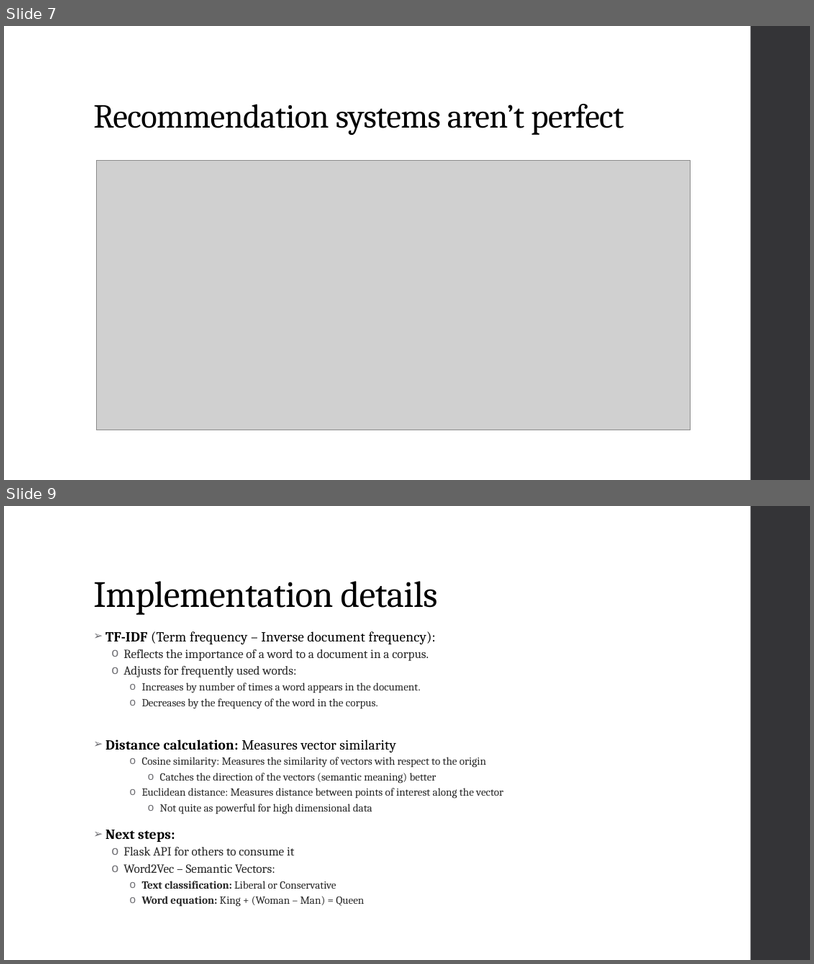
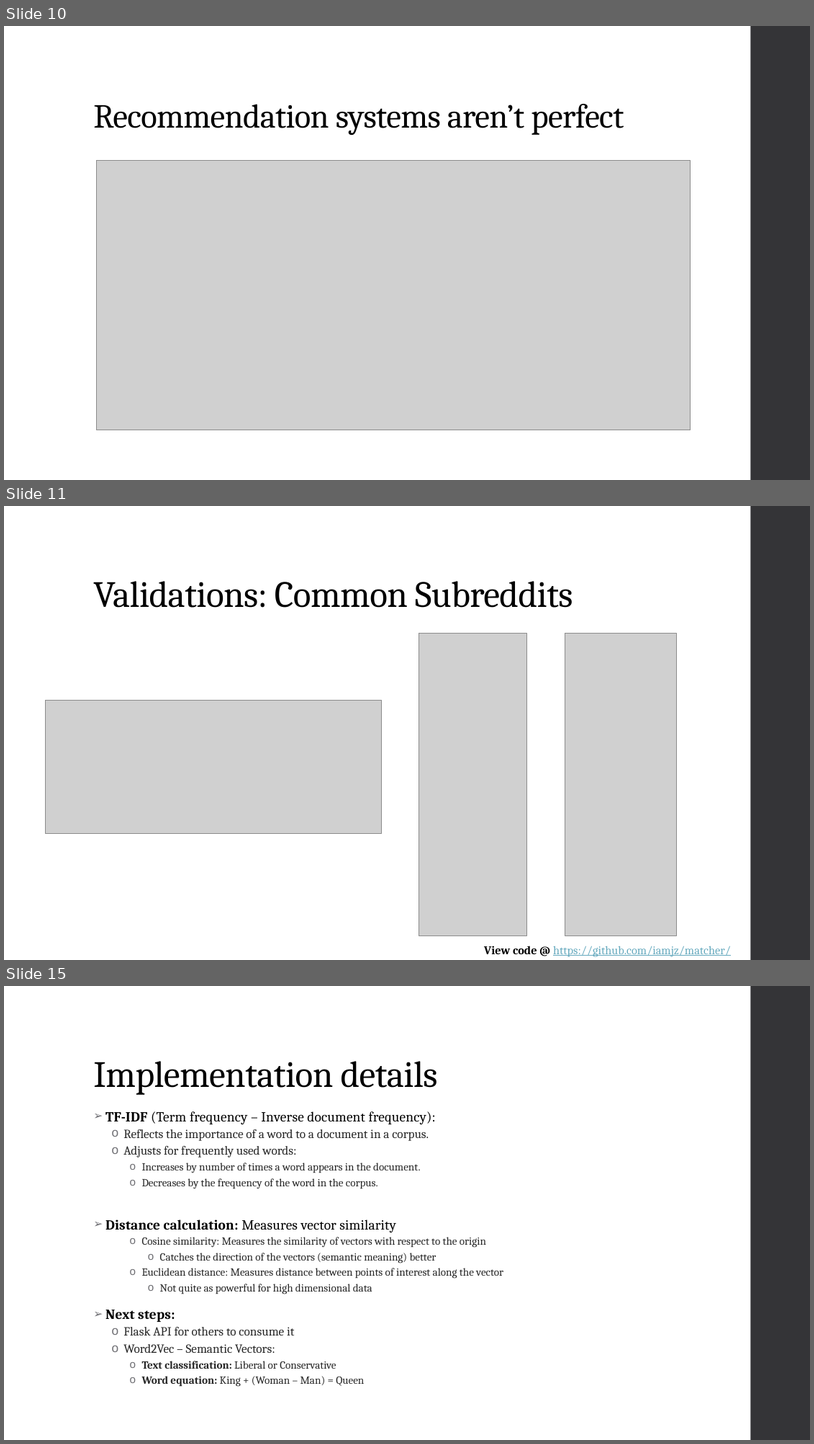
Before and after one commit to iamjz/Network-Recommendation-Engine, a slide deck: NetworkRecommendationEngine_Capstone_LZHAO.pptx. Shown one above the other, each under a label of ours: slides 7 and 9 before the commit, slides 10, 11 and 15 after it; the slides between them are not shown. The pictures are 814x964 and 814x1444 pixels, drawn with LibreOffice and Linux fonts; fonts in the diff are those of the drawing; grey boxes stand for pictures. Boxes give left, top, right and bottom in pixels: in the first picture for what was removed or moved away, otherwise in the second. Text is boxed around its words. In the diff, an @@ line names an element or a change of style, - is before the commit and + after.

```diff
--- a/NetworkRecommendationEngine_Capstone_LZHAO.pptx
+++ b/NetworkRecommendationEngine_Capstone_LZHAO.pptx
@@ slide 11 added at bbox=[4, 506, 810, 960], background #FFFFFF; not listed: 1 template element that a slide beside it also shows @@
@@ title added at bbox=[93, 581, 573, 608], 44 pt, text #000000 @@
+Validations: Common Subreddits
@@ picture added at bbox=[419, 633, 527, 936] @@
@@ picture added at bbox=[566, 633, 677, 936] @@
@@ picture added at bbox=[45, 700, 381, 833] @@
@@ text added at bbox=[484, 945, 731, 957], 14 pt, text #67AABF, underline @@
+View code @ https://github.com/iamjz/matcher/
@@ what was slide 7 is now slide 10 @@
@@ what was slide 9 is now slide 15 @@
```
Also in this commit, not shown: 4 slides changed, 5 other slides added.
